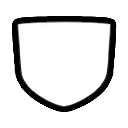
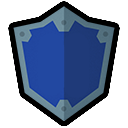
Layered file, before and after one edit (128 x 128). Changes by layer:
renamed "레이어 1" to "icon_shield_2", showed it, moved it above "레이어 2", painted on it over [13, 6, 115, 121]
hid "레이어 2" over [17, 21, 111, 107]
